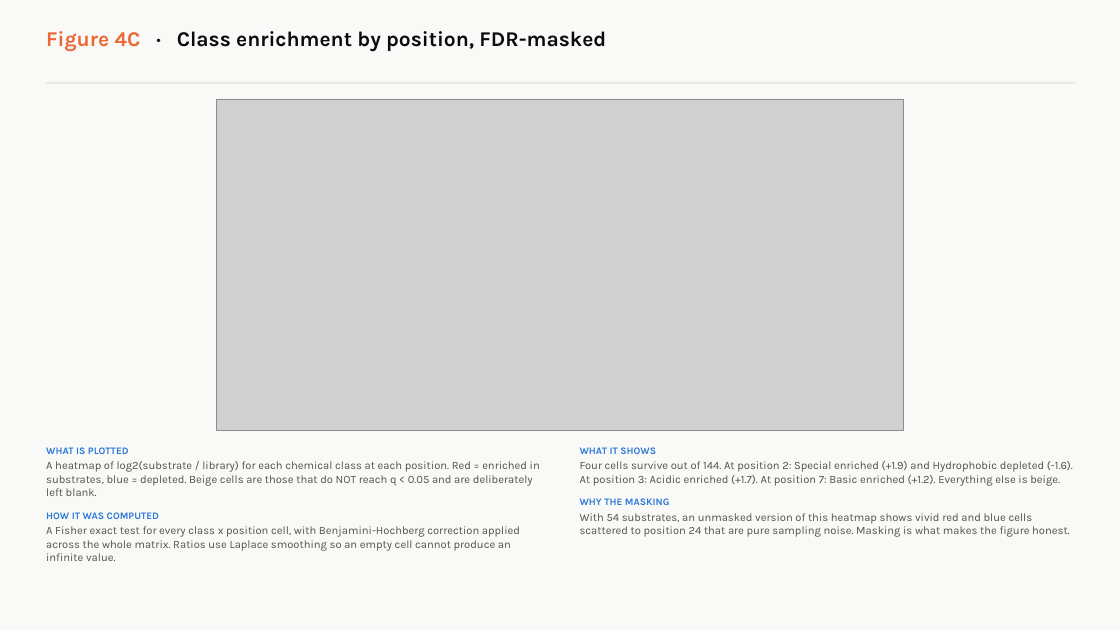
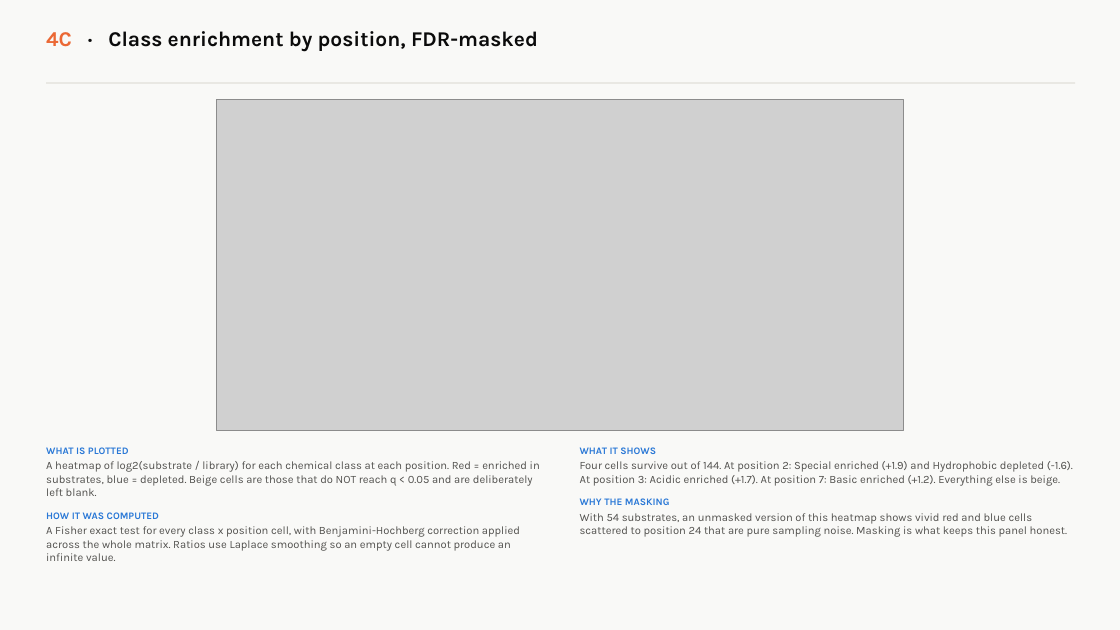
Before and after one commit to idobleicher/dianaMega, a slide deck: slide 15 of ubr3_PG_reviewer/UBR3_figures_explained.pptx (slide 20 before the commit). Drawn at 1120x630 pixels with LibreOffice and Linux fonts; fonts in the diff are those of the drawing; grey boxes stand for pictures. Boxes give left, top, right and bottom in pixels: in the first picture for what was removed or moved away, otherwise in the second. Text is boxed around its words. In the diff, an @@ line names an element or a change of style, - is before the commit and + after.

```diff
--- a/ubr3_PG_reviewer/UBR3_figures_explained.pptx
+++ b/ubr3_PG_reviewer/UBR3_figures_explained.pptx
@@ text at (46,31,538,52): text changed @@
-Figure 4C · Class enrichment by position, FDR-masked
+4C · Class enrichment by position, FDR-masked
@@ text at (580,513,1067,537): text changed @@
-With 54 substrates, an unmasked version of this heatmap shows vivid red and blue cells scattered to position 24 that are pure sampling noise. Masking is what makes the figure honest.
+With 54 substrates, an unmasked version of this heatmap shows vivid red and blue cells scattered to position 24 that are pure sampling noise. Masking is what keeps this panel honest.
```
Also in this commit, not shown: 29 other slides changed, 4 slides added, 14 slides removed, 38 other files.
